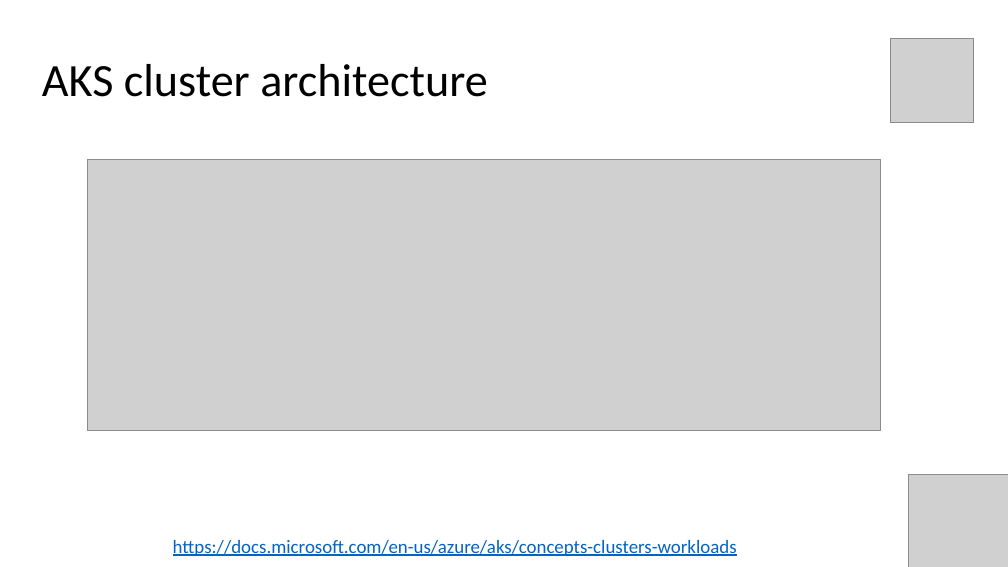
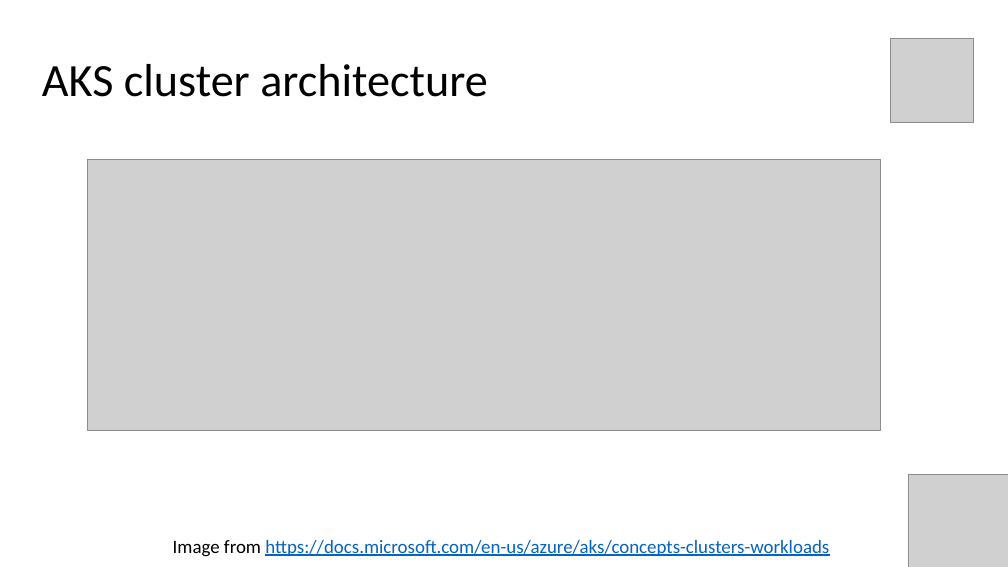
Before and after one commit to evgenyb/aks-workshops, a slide deck: slide 16 of 01-aks-and-k8s-101/slides/Introduction to AKS.pptx. Drawn at 1008x567 pixels with LibreOffice and Linux fonts; fonts in the diff are those of the drawing; grey boxes stand for pictures. Boxes give left, top, right and bottom in pixels: in the first picture for what was removed or moved away, otherwise in the second. Text is boxed around its words. In the diff, an @@ line names an element or a change of style, - is before the commit and + after.

```diff
--- a/01-aks-and-k8s-101/slides/Introduction to AKS.pptx
+++ b/01-aks-and-k8s-101/slides/Introduction to AKS.pptx
@@ text at (x1=173, y1=540, x2=829, y2=557): text changed @@
-https://docs.microsoft.com/en-us/azure/aks/concepts-clusters-workloads
+Image from https://docs.microsoft.com/en-us/azure/aks/concepts-clusters-workloads
```
Also in this commit, not shown: 4 other slides changed, 1 slide added, 1 slide removed, 2 other files.
